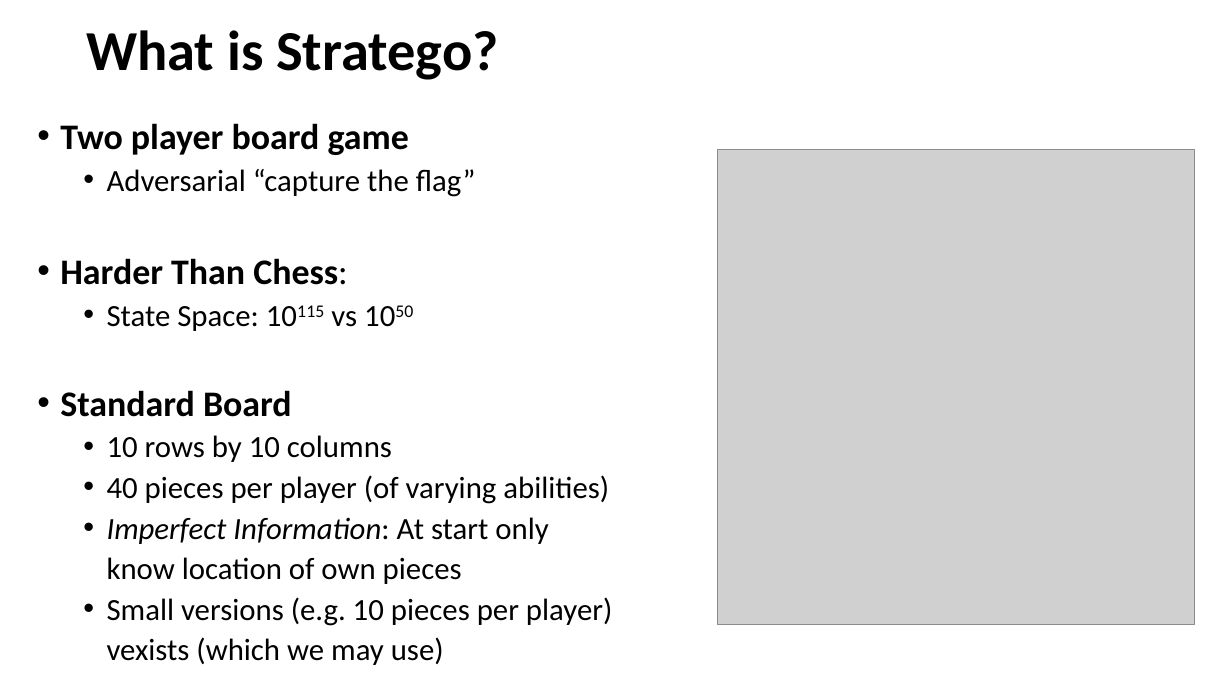
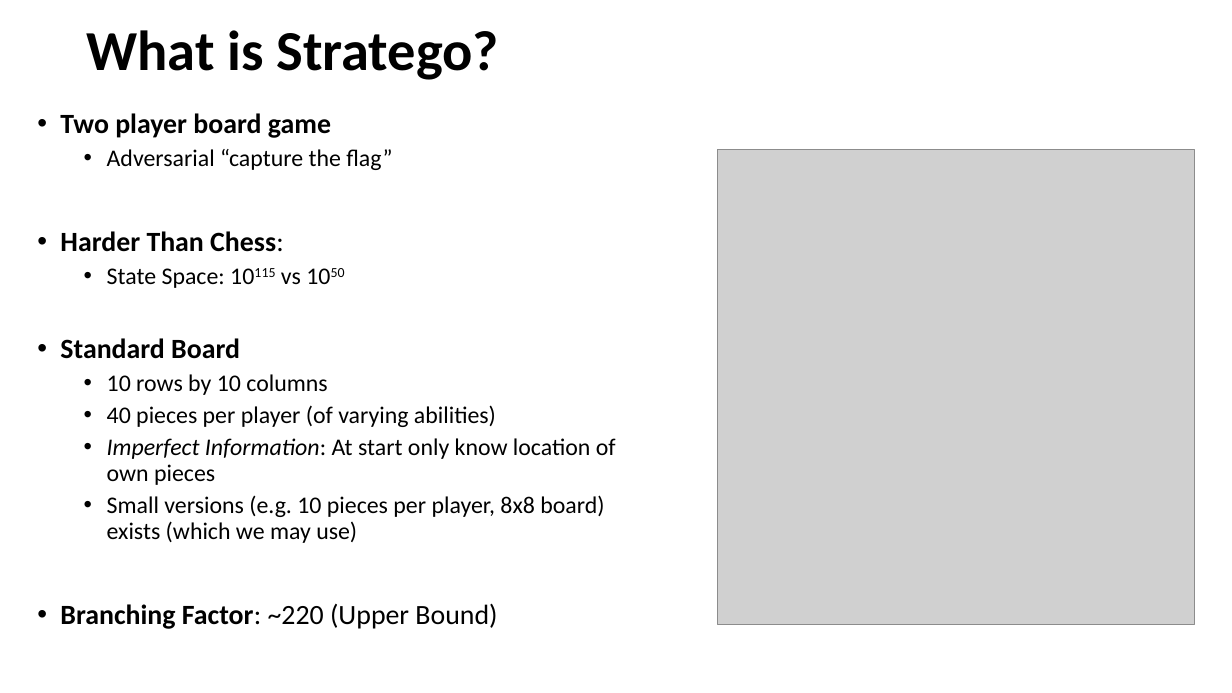
Before and after one commit to ZaydH/stratego, a slide deck: slide 2 of weekly_slides/cis510_meeting_2019_04_12.pptx. Drawn at 1232x693 pixels with LibreOffice and Linux fonts; fonts in the diff are those of the drawing; grey boxes stand for pictures. Boxes give left, top, right and bottom in pixels: in the first picture for what was removed or moved away, otherwise in the second. Text is boxed around its words. In the diff, an @@ line names an element or a change of style, - is before the commit and + after.

```diff
--- a/weekly_slides/cis510_meeting_2019_04_12.pptx
+++ b/weekly_slides/cis510_meeting_2019_04_12.pptx
@@ text at box(60, 113, 616, 629): size 28 to 21.7 pt in "Two player board game", "Harder Than Chess:", "Standard Board", "Branching Factor: ~220 (Upper Bound)"; size 24 to 18.6 pt in "Adversarial “capture the flag”", "State Space: 10115 vs 1050", "10 rows by 10 columns", "40 pieces per player (of varying abilities)" and 1 more places; line spacing 1.1 to 0.9; more space between paragraphs @@
@@ text at box(107, 495, 604, 543): text changed; size 24 to 18.6 pt @@
-  • Small versions (e.g. 10 pieces per player) vexists (which we may use)
+  • Small versions (e.g. 10 pieces per player, 8x8 board) exists (which we may use)
```
Also in this commit, not shown: 5 other slides changed, 2 slides added, 1 slide removed.
